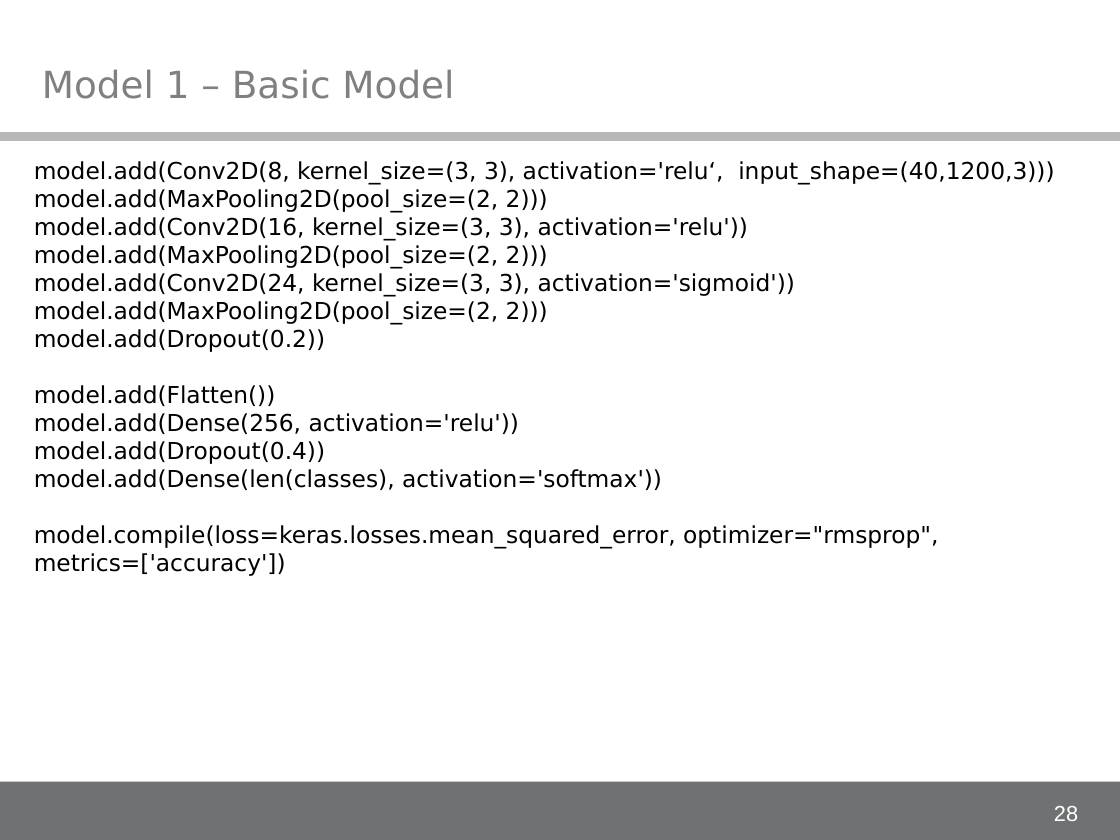
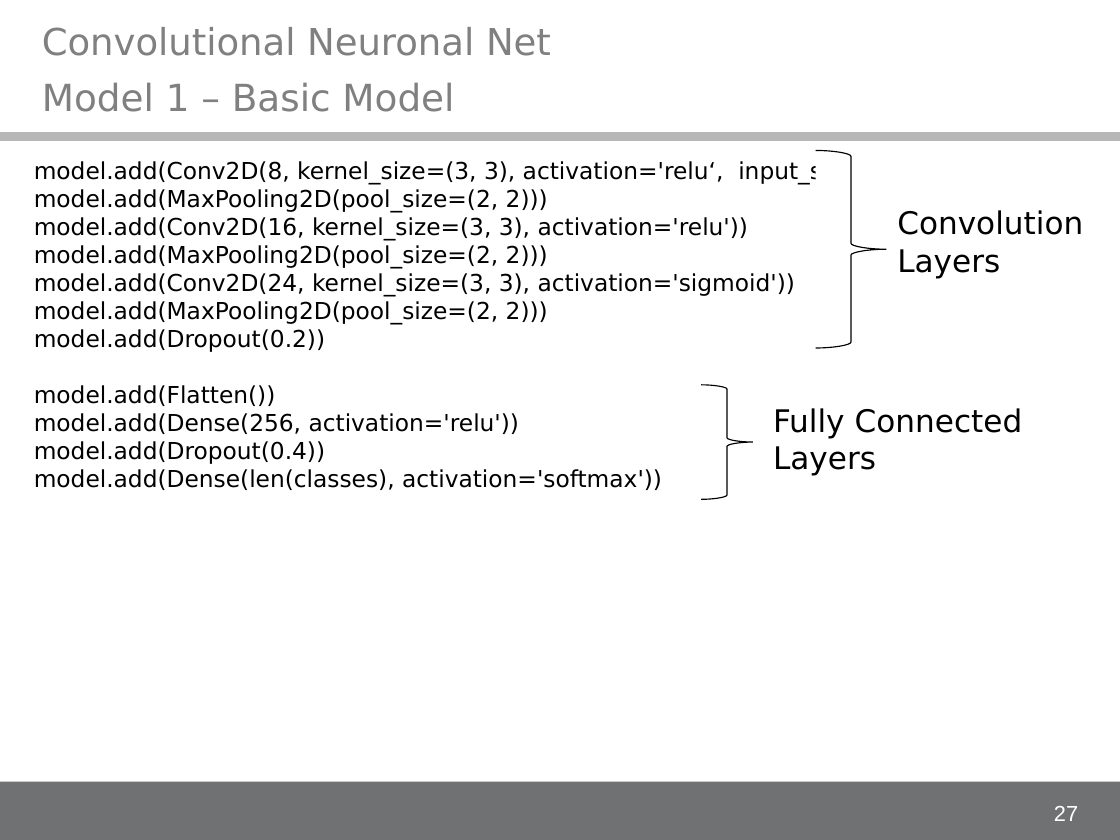
Before and after one commit to alex-ta/Fontinator, a slide deck: slide 27 of Documents/IDA_project_presentation.ppt (slide 28 before the commit). Drawn at 1120x840 pixels with LibreOffice and Linux fonts; fonts in the diff are those of the drawing; background and template pictures are left out. Boxes give left, top, right and bottom in pixels: in the first picture for what was removed or moved away, otherwise in the second. Text is boxed around its words. In the diff, an @@ line names an element or a change of style, - is before the commit and + after.

Commit message:
changed ppt (my slides)

```diff
--- a/Documents/IDA_project_presentation.ppt
+++ b/Documents/IDA_project_presentation.ppt
@@ text added at (42, 27, 551, 56), 23.8 pt, text #808080 @@
+Convolutional Neuronal Net
@@ title "Model 1 – Basic Model": place and size @@
-title "Model 1 – Basic Model" at (42, 69, 454, 99)
+title "Model 1 – Basic Model" at (42, 82, 454, 112)
@@ rectangle "model.add(Conv2D(8, kernel_size=(3, 3), activation='relu‘, i ...": place and size @@
-rectangle "model.add(Conv2D(8, kernel_size=(3, 3), activation='relu‘, i ..." at (34, 161, 1054, 576)
+rectangle "model.add(Conv2D(8, kernel_size=(3, 3), activation='relu‘, i ..." at (22, 151, 1089, 498)
@@ rectangle "model.add(Conv2D(8, kernel_size=(3, 3), activation='relu‘, i ..." at (22, 151, 1089, 498): fill none to #FFFFFF; outline none to #FFFFFF 0.74 pt @@
@@ freeform shape added at (815, 150, 886, 347), fill #FFFFFF, outline #000000 0.74 pt @@
@@ rectangle added at (852, 150, 1082, 208), fill #FFFFFF, outline #FFFFFF 0.74 pt @@
@@ text added at (897, 210, 1083, 278), 20 pt, text #000000 @@
+Convolution Layers
@@ freeform shape added at (701, 385, 753, 500), fill #FFFFFF, outline #000000 0.74 pt @@
@@ text added at (773, 408, 1023, 476), 20 pt, text #000000 @@
+Fully Connected Layers
@@ text in rectangle at (34, 525, 938, 576): paragraph removed @@
-model.compile(loss=keras.losses.mean_squared_error, optimizer="rmsprop", metrics=['accuracy'])
@@ page number at (1054, 806, 1078, 821): text changed @@
-28
+27
```
Also in this commit, not shown: 5 other slides changed, 4 slides added, 8 slides removed.
